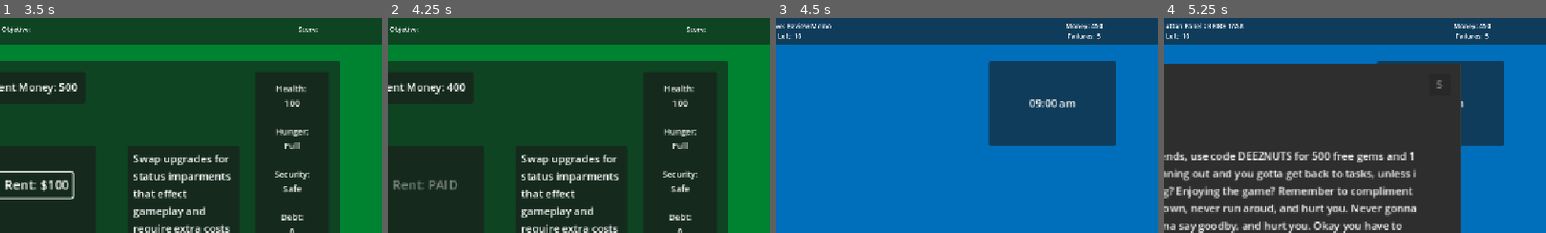
Above: before the commit, frames 1-4 (left to right).
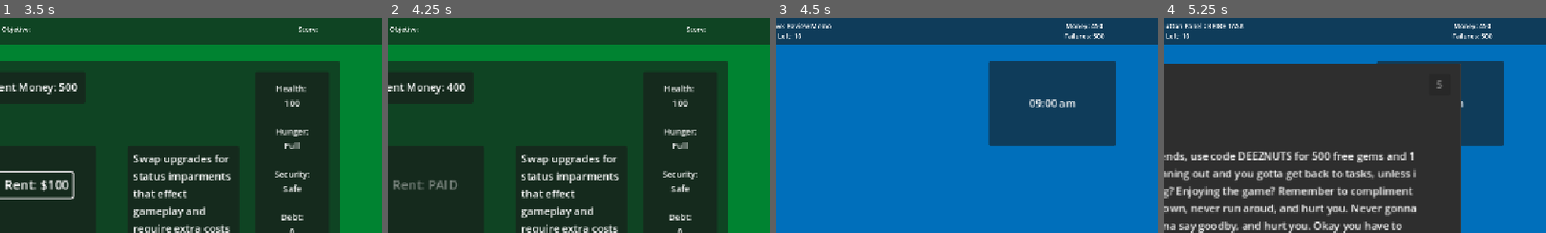
Above: after the commit, the same moments.

Repository: andrewpressman/Operation-OS
Game: Godot game, scene res://Menu/MainMenu.tscn
Two runs of this game, one before a commit and one after it. Both use one fixed random seed, a clock stepped at 60 frames per second and the inputs below.
Inputs:
- Up to frame 1 (3.5 s): click "New Game" at 0.5 s; click "Files" at 1.25 s; click "Finances" at 2 s; click "Rent: $100" at 2.75 s
- Up to frame 2 (4.25 s): click "Pay bills" at 3.5 s
- Up to frame 3 (4.5 s): click "Go to work" at 4.25 s
- Up to frame 4 (5.25 s): click "Accept" at 5 s
The pictures show only the part of the screen within x 50-100%, y 0-50%; the shares and areas given below are measured in that part.

Frames 1-2 are identical in both runs. In frame 3, 0.2% of the frame differs, in the area x 75-86%, y 7-10%; in frame 4, 0.2%.

Commit message:
Fixes and improvments
Shift force ends at 5pm
Expenses values increase with level
balance changes

Diff:
--- a/Home/finances.gd
+++ b/Home/finances.gd
@@ -93,10 +93,10 @@
 
 func SetPrices():
 	if GlobalVar.CurrentLevel > 1:
-		GlobalVar.RentPrice += GlobalVar.RentIncrease
-		GlobalVar.FoodPrice += GlobalVar.FoodIncrease
-		GlobalVar.MedsPrice += GlobalVar.MedsIncrease
-		GlobalVar.SecurityPrice += GlobalVar.SecurityIncrease
+		GlobalVar.RentPrice += GlobalVar.RentIncrease * GlobalVar.CurrentLevel
+		GlobalVar.FoodPrice += GlobalVar.FoodIncrease * GlobalVar.CurrentLevel
+		GlobalVar.MedsPrice += GlobalVar.MedsIncrease * GlobalVar.CurrentLevel
+		GlobalVar.SecurityPrice += GlobalVar.SecurityIncrease * GlobalVar.CurrentLevel
 
 	$Bills/Rent.text = "Rent: $" + str(GlobalVar.RentPrice)
 	$Bills/Food.text = "Food: $" + str(GlobalVar.FoodPrice)
--- a/Menu/MainMenu.tscn
+++ b/Menu/MainMenu.tscn
@@ -4,6 +4,10 @@
 
 [node name="Menu" type="Node2D"]
 script = ExtResource("1_2s6tg")
+SecurityIncrease = 50
+MedsIncrease = 50
+FoodIncrease = 50
+RentIncrease = 50
 
 [node name="ColorRect" type="ColorRect" parent="."]
 offset_right = 1152.0
--- a/Menu/mainMenu.gd
+++ b/Menu/mainMenu.gd
@@ -5,14 +5,27 @@
 func _ready() -> void:
 	pass # Replace with function body.
 
+@export var SecurityIncrease : int
+@export var MedsIncrease : int
+@export var FoodIncrease : int
+@export var RentIncrease : int
 
 func NewGame():
 	GlobalVar.CurrentLevel = 0
 	GlobalVar.Money = GlobalVar.StartMoney
+
 	GlobalVar.RentPrice = GlobalVar.StartRentPrice
+	GlobalVar.RentIncrease = RentIncrease
+
 	GlobalVar.FoodPrice = GlobalVar.StartFoodPrice
+	GlobalVar.FoodIncrease = FoodIncrease
+
 	GlobalVar.MedsPrice = GlobalVar.StartMedsPrice
+	GlobalVar.MedsIncrease = MedsIncrease
+
 	GlobalVar.SecurityPrice = GlobalVar.StartSecurityPrice
+	GlobalVar.SecurityIncrease = SecurityIncrease
+
 	GlobalVar.Health = 100
 	GlobalVar.Hunger = 100
 	GlobalVar.Security = 100
--- a/Work/Animations.gd
+++ b/Work/Animations.gd
@@ -7,7 +7,7 @@
 	play("RESET")
 
 
-func _input(event: InputEvent) -> void:
+func _input(_event: InputEvent) -> void:
 		if Input.is_action_pressed("ui_tab") && StatsVisible == false:
 			play("Slide_in")
 			StatsVisible = true
--- a/Work/Timer.gd
+++ b/Work/Timer.gd
@@ -5,15 +5,30 @@
 var time : String
 var amPm : bool #am = true, pm = false
 
+@export var MedSkipChance : int
+@export var HighSkipChance : int
+
+var SkipChance
+
 func _ready() -> void:
 	mins = 0
 	hour = 9
 	amPm = true
 	GlobalVar.TimerFail = false
+	GlobalVar.ForceShiftEnd = false
 	SetTime()
 
+func StartTimer():
+	pass
+	#$Timer.start()
+
 func UpdateClock():
+	TimeSkip()
 	if mins <= 40:
+		if SkipChance != -1:
+			var skip = randi_range(1,SkipChance)
+			if skip == 1:
+				mins += 20
 		mins += 10
 	else:
 		if !GlobalVar.TimerLock:
@@ -26,8 +41,19 @@
 		else:
 			hour = 1
 			amPm = false
+	if hour == 5 && !amPm:
+		GlobalVar.ForceShiftEnd = true
+		$Timer.stop()
+
 	SetTime()
-	#if hour < 5
+
+func TimeSkip():
+	if GlobalVar.Hunger <= 10:
+		SkipChance = HighSkipChance
+	elif GlobalVar.Hunger <= 30:
+		SkipChance = MedSkipChance
+	else:
+		SkipChance = -1
 
 func SetTime():
 	if hour < 10:
--- a/Work/WorkController.gd
+++ b/Work/WorkController.gd
@@ -30,6 +30,7 @@
 func _ready():
 	$GoHome.visible = false
 	ShiftComplete = false
+	$Timer.StartTimer()
 	#Set inital values
 	match GlobalVar.CurrentLevel:
 		1:
@@ -43,7 +44,11 @@
 		3:
 			GlobalVar.Lives = 10
 			GlobalVar.Tasks = 20
+		_:
+			GlobalVar.Lives = 10
+			GlobalVar.Tasks = 20
 		#Continue down for more levels
+	GlobalVar.Lives = 500
 	GetNewTask(false)
 
 func _input(_event: InputEvent) -> void:
@@ -55,22 +60,28 @@
 func _process(_delta):
 	if CurrentScore != GlobalVar.Score:
 		UpdateScore()
-
-	if GlobalObj.ObjectiveComplete: #if objectivs is completed, reset objective tracker and assign new task
+			#TEMP: show fail and victory
+	if GlobalVar.Lives <= 0: #if player is out of lives... ???
+			#TODO: something?
+			pass
+
+	if (GlobalVar.Tasks == 0 || GlobalVar.ForceShiftEnd) && !ShiftComplete: #if player has finished all tasks
+		if GlobalVar.ForceShiftEnd:
+			GlobalVar.Lives -= 1
+			UpdateScore()
+		$GoHome.visible = true
+		if ShiftComplete == false:
+			ShiftComplete = true
+			GlobalVar.CurrentObj = 5
+			SetObjective()
+
+	if GlobalObj.ObjectiveComplete && !ShiftComplete: #if objectivs is completed or shift ends, reset objective tracker and assign new task
 		GlobalObj.ObjectiveComplete = false
 		GlobalVar.TimerLock = true
 		if !GlobalVar.BribeTaken: #if bribe was not taken deduct task
 			GlobalVar.Tasks = GlobalVar.Tasks - 1
-		#TEMP: show fail and victory
-		if GlobalVar.Lives <= 0: #if player is out of lives... ???
-			#TODO: something?
-			pass
-		elif GlobalVar.Tasks == 0: #if player has finished all tasks
-			$GoHome.visible = true
-			if ShiftComplete == false:
-				ShiftComplete = true
-				GlobalVar.CurrentObj = 5
-				SetObjective()
+			GetNewTask(true)
+
 		else: #if bribe was taken, randomize new bribe, reset task without deducting failures (its done elsewhere)
 			GetBribe()
 			GetNewTask(false)
@@ -81,8 +92,18 @@
 		GlobalVar.Lives = GlobalVar.Lives - 1
 		GetNewTask(true)
 
-@export var PopupChance : int
+@export var LowAdChance : int
+@export var MedAdChance : int
+@export var HighAdChance : int
+var PopupChance : int
 func CheckAd():
+	if GlobalVar.Security <= 10:
+		PopupChance = HighAdChance
+	elif GlobalVar.Security <= 30:
+		PopupChance = MedAdChance
+	else:
+		PopupChance = LowAdChance
+
 	var ShowPopup = randi_range(1,PopupChance)
 	if ShowPopup == 1:
 		DisplayPopup()
--- a/Work/WorkDesktop.tscn
+++ b/Work/WorkDesktop.tscn
@@ -62,7 +62,9 @@
 
 [node name="WorkScreen" type="Node2D"]
 script = ExtResource("1_efasj")
-PopupChance = 10
+LowAdChance = 20
+MedAdChance = 10
+HighAdChance = 5
 
 [node name="Background" type="ColorRect" parent="."]
 offset_right = 1152.0
@@ -268,6 +270,8 @@
 offset_right = 1088.0
 offset_bottom = 192.0
 script = ExtResource("7_b8fcm")
+MedSkipChance = 30
+HighSkipChance = 20
 
 [node name="Label" type="Label" parent="Timer"]
 layout_mode = 0
@@ -278,7 +282,7 @@
 vertical_alignment = 1
 
 [node name="Timer" type="Timer" parent="Timer"]
-wait_time = 3.0
+wait_time = 4.0
 autostart = true
 
 [connection signal="pressed" from="Taskbar/NumberPad" to="." method="DisplayNumpad"]
--- a/Work/statsDisplay.gd
+++ b/Work/statsDisplay.gd
@@ -12,9 +12,6 @@
 	Hunger = GlobalVar.Hunger
 	UpdateStats()
 
-
-func _process(delta: float) -> void:
-	pass
 
 func UpdateStats():
 	var HungerStr : String
--- a/global_Variables.gd
+++ b/global_Variables.gd
@@ -38,6 +38,7 @@
 #ClockManagement
 var TimerFail : bool
 var TimerLock : bool
+var ForceShiftEnd : bool
 
 #Intial Starting Values
 var StartMoney : int = 500
